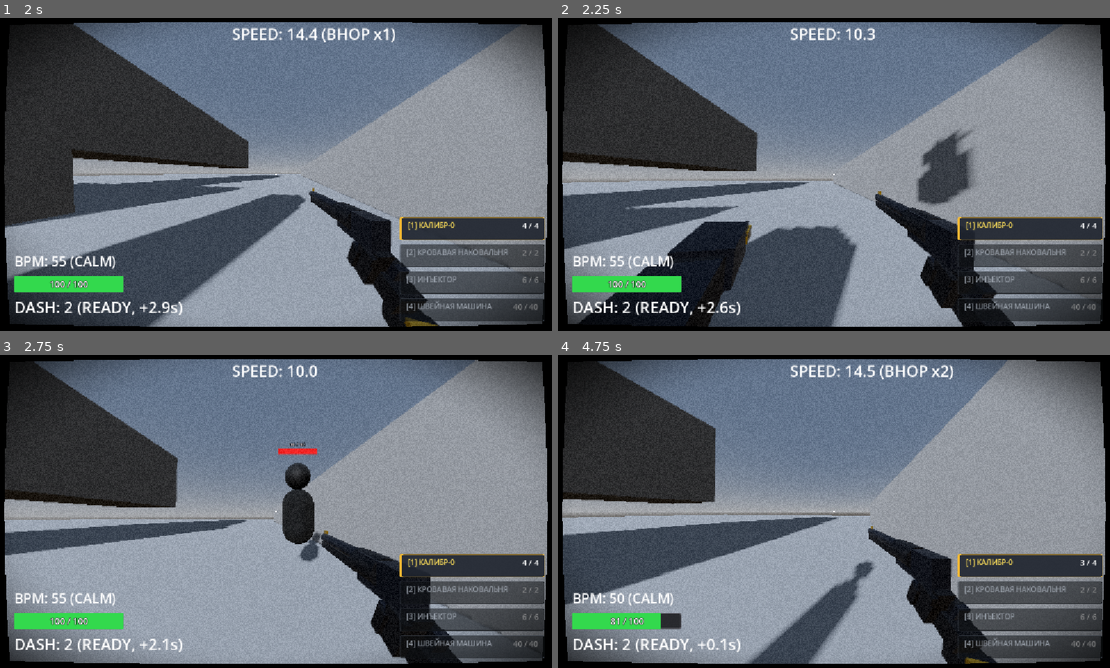
Above: before the commit, frames 1-4 (two rows, left to right).
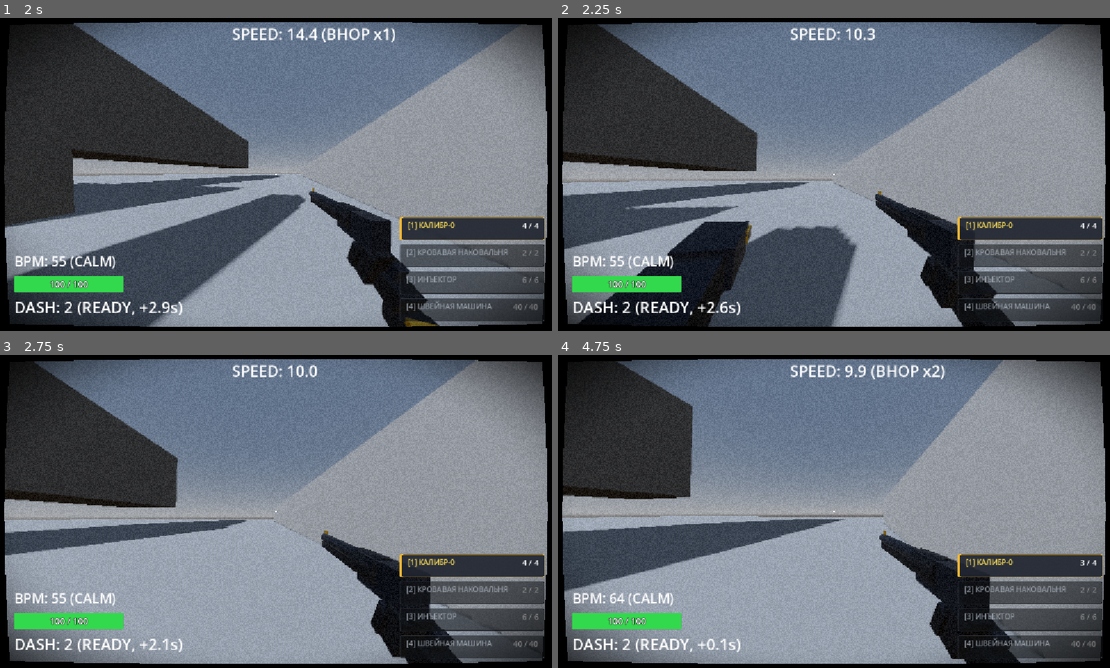
Above: after the commit, the same moments.

Repository: ggou3/voidkill
Game: Godot game, scene res://world.tscn
Same seed, same stepped clock (60 frames per second), same inputs: the game is played once before the commit and once after it.
Inputs (mouse positions are in pixels of both pictures, inside the frame that each line leads up to):
- Up to frame 1 (2 s): tap Enter at 0.5 s; move the mouse to (309, 174) at 0.52 s; hold Right mouse button (alt_fire) 0.53-1.28 s; hold W (move_forward) from 0.53 s (still down); tap Space (jump) at 0.77, 1.52 s; move the mouse to (248, 174) at 1.27 s; tap Shift (dash) at 1.35 s
- Up to frame 2 (2.25 s): keep holding W (move_forward); move the mouse to (850, 168) at 2.02 s; hold F (melee) from 2.03 s (still down)
- Up to frame 3 (2.75 s): keep holding W (move_forward); keep holding F (melee)
- Up to frame 4 (4.75 s): keep holding W (move_forward); move the mouse to (828, 517) at 2.77 s; release F (melee) at 2.78 s; click (828, 517) at 2.85 s; tap Space (jump) at 3.02, 3.77, 4.52 s; move the mouse to (878, 514) at 3.52 s; hold C (slam) 3.53-4.28 s; move the mouse to (789, 508) at 4.27 s; tap Ctrl (slide) at 4.35 s

Frame 1 is identical in both runs. In frame 2, 1.7% of the frame differs, in the area x 64-76%, y 35-60%; in frame 3, 1.6%; in frame 4, 10%, in the area x 0-84%, y 1-99%.

Commit message:
Tune enemy lunge: reduce speed to 25 m/s, distance to 6.5-7.5m, increase air_drag to 4.0

Diff:
--- a/enemy.gd
+++ b/enemy.gd
@@ -24,7 +24,7 @@
 @export var reaction_delay: float = 0.4
 @export var lunge_min_range: float = 5.0
 @export var lunge_max_range: float = 8.5
-@export var lunge_speed: float = 30.0
+@export var lunge_speed: float = 25.0
 @export var lunge_damage: int = 20
 @export var lunge_telegraph_time: float = 0.38
 @export var lunge_dash_time: float = 0.30
@@ -536,9 +536,9 @@
 	else:
 		dir_3d = Vector3.UP if dy > 0.0 else -transform.basis.z.normalized()
 
-	# Дистанция рывка 7.5 - 9.0 метров с пролётом дальше текущей позиции цели
+	# Дистанция рывка 6.5 - 7.5 метров с пролётом дальше текущей позиции цели
 	var total_dist = diff.length()
-	var target_dist = clamp(total_dist + 1.5, 7.5, 9.0)
+	var target_dist = clamp(total_dist + 1.5, 6.5, 7.5)
 
 	return {
 		"dir": dir_3d,
@@ -639,7 +639,7 @@
 
 		if lunge_timer <= 0.0:
 			# МОМЕНТ ЗАВЕРШЕНИЯ ТЕЛЕГРАФА:
-			# Фиксируем 3D-направление (с вертикальным наведением до 38°) и полную дистанцию рывка (7.5-9м)
+			# Фиксируем 3D-направление (с вертикальным наведением до 38°) и полную дистанцию рывка (6.5-7.5м)
 			var lunge_data = _calculate_lunge_vector_and_distance()
 			lunge_dir = lunge_data["dir"]
 			lunge_target_distance = lunge_data["dist"]
@@ -662,7 +662,7 @@
 			# Защитный таймаут на основе дистанции и скорости (с запасом 0.08с)
 			lunge_timer = (lunge_target_distance / lunge_speed) + 0.08
 
-			# Применяем импульс рывка (28-32 м/с) строго по зафиксированному 3D-направлению
+			# Применяем импульс рывка (24-26 м/с) строго по зафиксированному 3D-направлению
 			velocity = lunge_dir * lunge_speed
 
 			# Визуал фазы рывка: вытягивание вперёд, алые глаза
@@ -699,7 +699,7 @@
 					_on_lunge_hit_player(collider)
 					break
 
-			# 2. Дополнительная проверка расстояния (защита от туннелирования на высокой скорости 30 м/с)
+			# 2. Дополнительная проверка расстояния (защита от туннелирования на высокой скорости)
 			if not lunge_has_hit and is_instance_valid(target_player):
 				var dist = global_position.distance_to(target_player.global_position)
 				if dist <= 1.6:
@@ -724,8 +724,8 @@
 
 	elif lunge_phase == 3:
 		# Фаза 3: Свободное падение по баллистической траектории с сохранением инерции
-		# В воздухе действует лёгкое сопротивление воздуха на горизонтальную скорость
-		var air_drag = 0.8
+		# В воздухе действует сопротивление воздуха на горизонтальную скорость
+		var air_drag = 4.0
 		velocity.x = lerp(velocity.x, 0.0, air_drag * delta)
 		velocity.z = lerp(velocity.z, 0.0, air_drag * delta)
 		# Вертикальная скорость velocity.y падает под действием гравитации в _physics_process()
Not shown, changed: DESIGN.md
